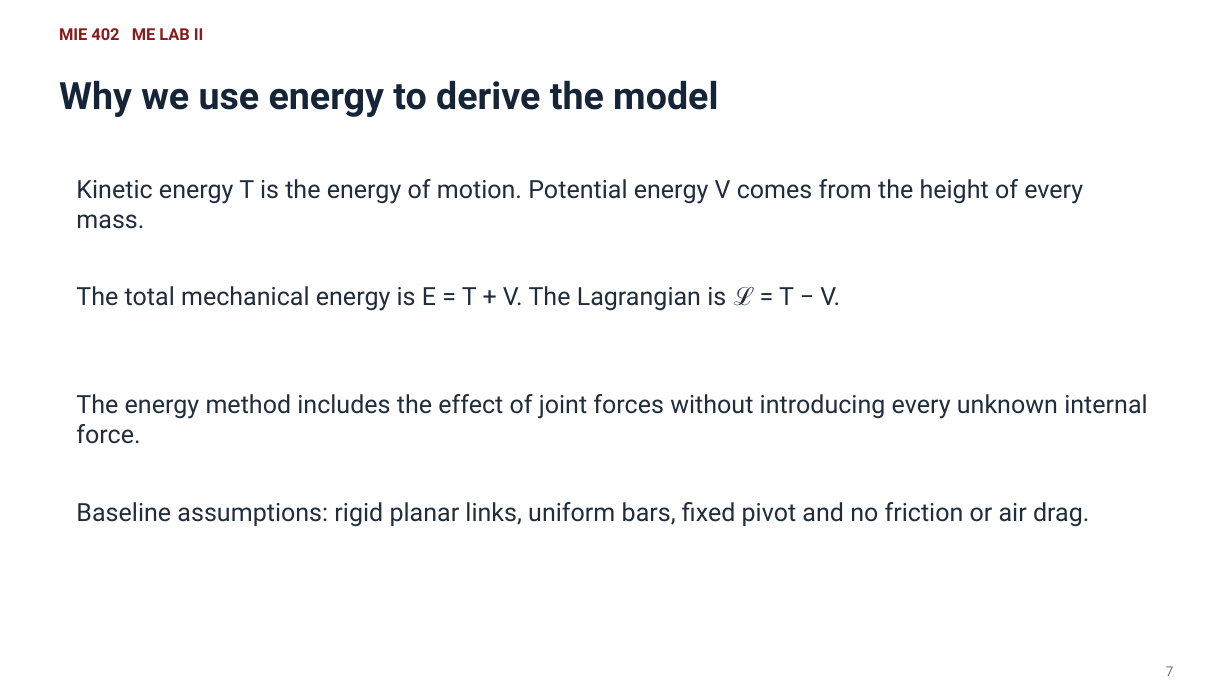
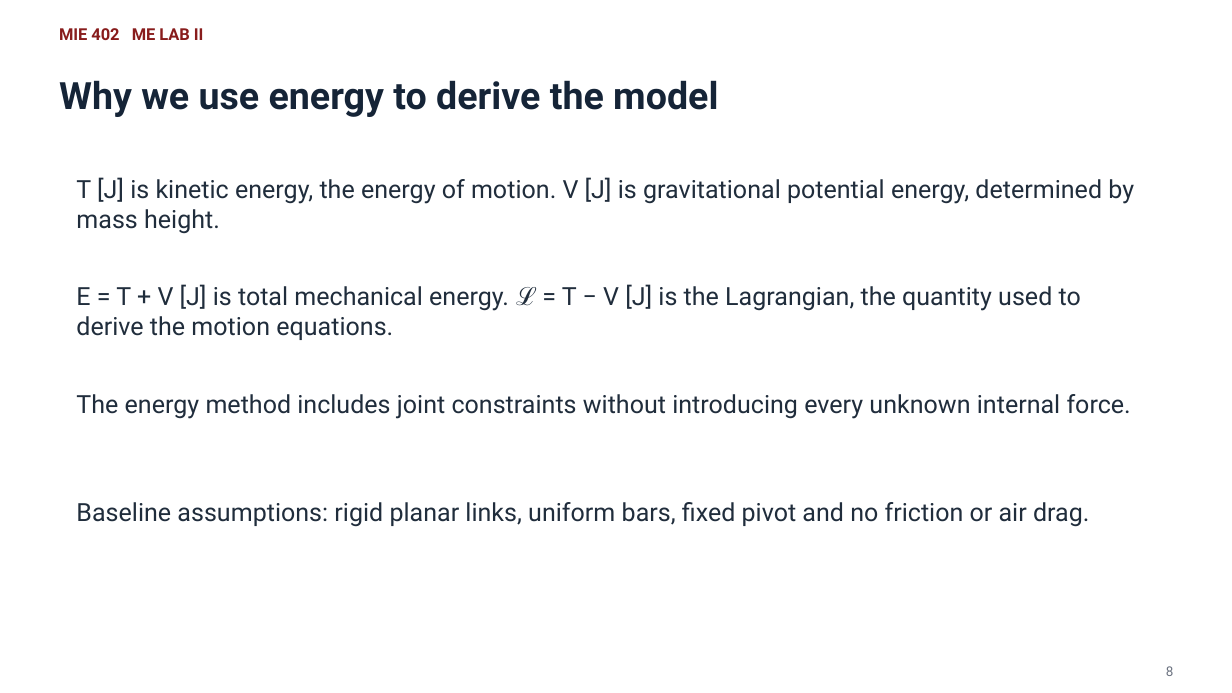
Before and after one commit to Ehsan-Roohi/MIE402-Lab, a slide deck: slide 8 of site/docs/MIE402_Lecture04_Double_Pendulum_PreLab3_Fall2026.pptx (slide 7 before the commit). Drawn at 1232x693 pixels with LibreOffice and Linux fonts; fonts in the diff are those of the drawing. Boxes give left, top, right and bottom in pixels: in the first picture for what was removed or moved away, otherwise in the second. Text is boxed around its words. In the diff, an @@ line names an element or a change of style, - is before the commit and + after.

```diff
--- a/site/docs/MIE402_Lecture04_Double_Pendulum_PreLab3_Fall2026.pptx
+++ b/site/docs/MIE402_Lecture04_Double_Pendulum_PreLab3_Fall2026.pptx
@@ text at bbox=[76, 177, 1134, 234]: text changed @@
-Kinetic energy T is the energy of motion. Potential energy V comes from the height of every mass.
+T [J] is kinetic energy, the energy of motion. V [J] is gravitational potential energy, determined by mass height.
@@ text at bbox=[76, 284, 1081, 340]: text changed @@
-The total mechanical energy is E = T + V. The Lagrangian is ℒ = T − V.
+E = T + V [J] is total mechanical energy. ℒ = T − V [J] is the Lagrangian, the quantity used to derive the motion equations.
@@ text at bbox=[76, 394, 1131, 419]: text changed @@
-The energy method includes the effect of joint forces without introducing every unknown internal force.
+The energy method includes joint constraints without introducing every unknown internal force.
@@ text at bbox=[1166, 666, 1174, 676]: text changed @@
-7
+8
```
Also in this commit, not shown: 28 other slides changed, 10 slides added, 1 slide removed, 2 other files.
